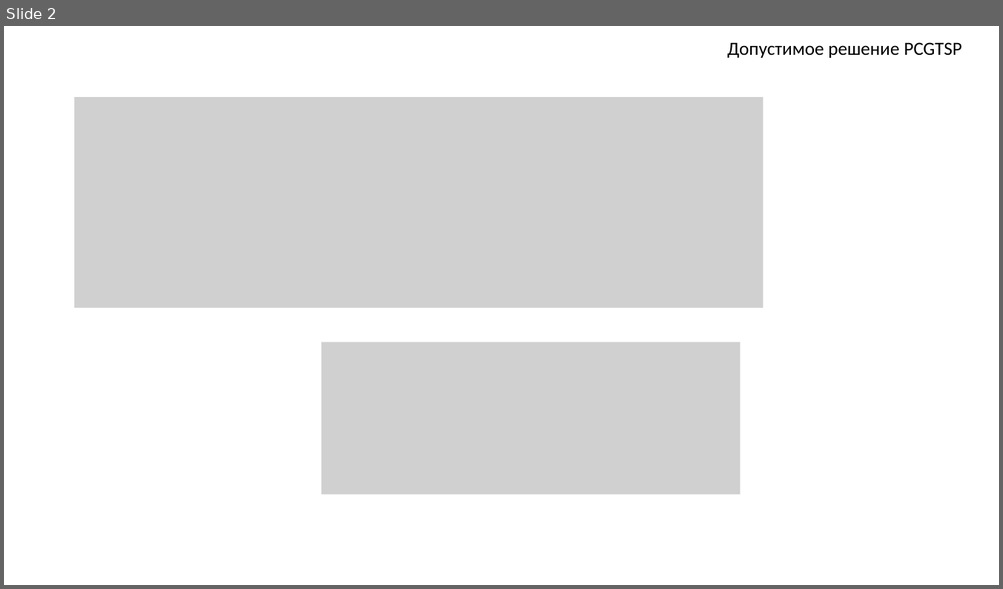
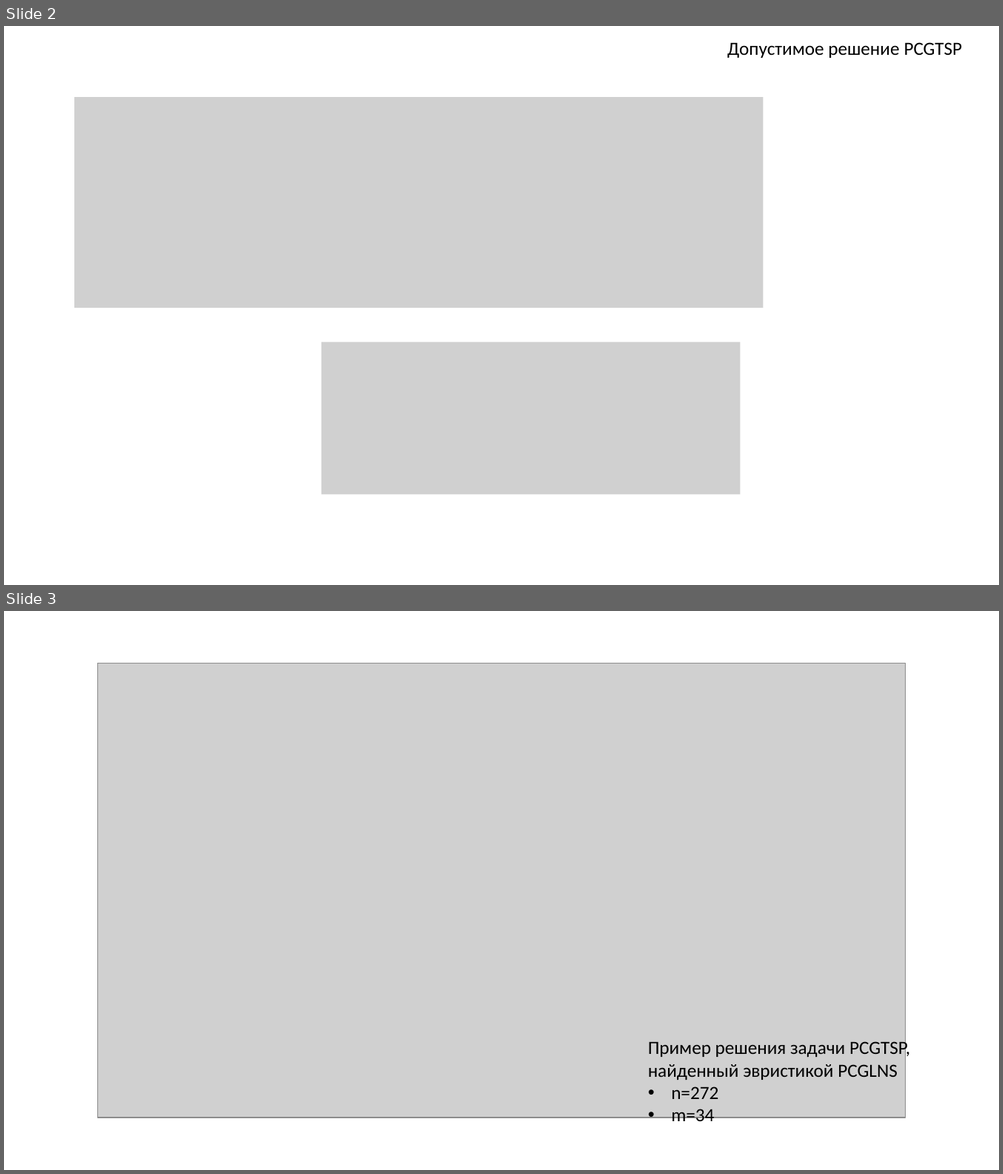
Before and after one commit to ukoloff/these, a slide deck: article/pcgtsp.pptx. Shown one above the other, each under a label of ours: slide 2 before the commit, slides 2 and 3 after it. The pictures are 1003x589 and 1003x1174 pixels, drawn with LibreOffice and Linux fonts; fonts in the diff are those of the drawing; grey boxes stand for pictures. Boxes give left, top, right and bottom in pixels: in the first picture for what was removed or moved away, otherwise in the second. Text is boxed around its words. In the diff, an @@ line names an element or a change of style, - is before the commit and + after.

Commit message:
Add sample solution

```diff
--- a/article/pcgtsp.pptx
+++ b/article/pcgtsp.pptx
@@ slide 3 added at [4,611,999,1170], background #FFFFFF @@
@@ picture added at [97,664,905,1118] @@
@@ text added at [648,1039,910,1127], 18 pt, text #000000 @@
+Пример решения задачи PCGTSP,
+найденный эвристикой PCGLNS
+• n=272
+• m=34
```
